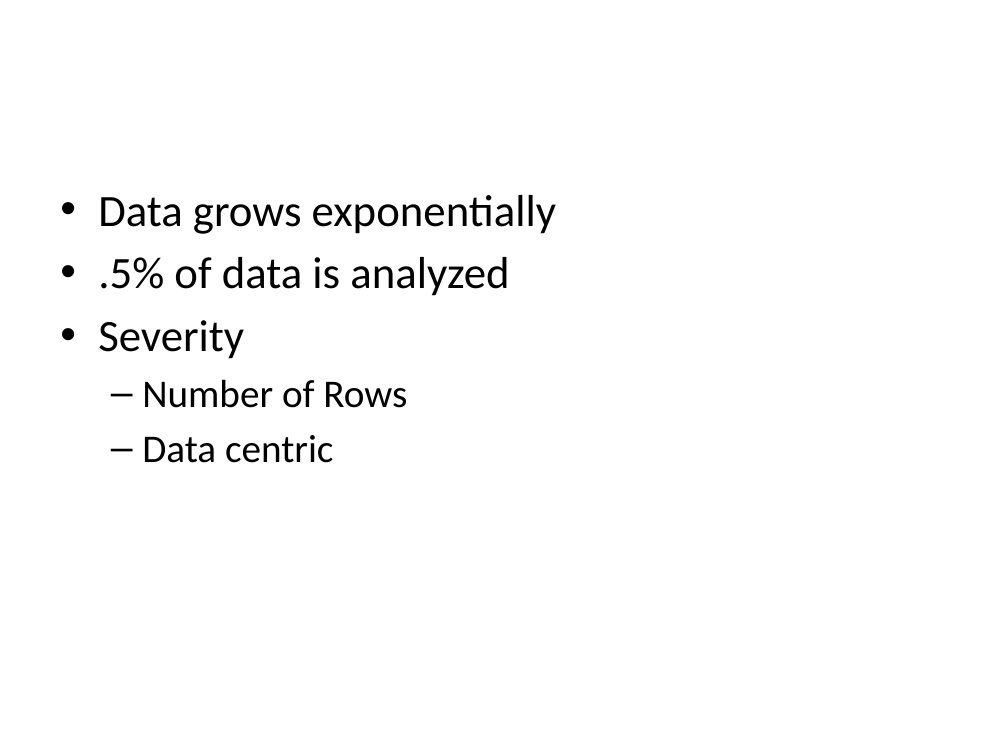
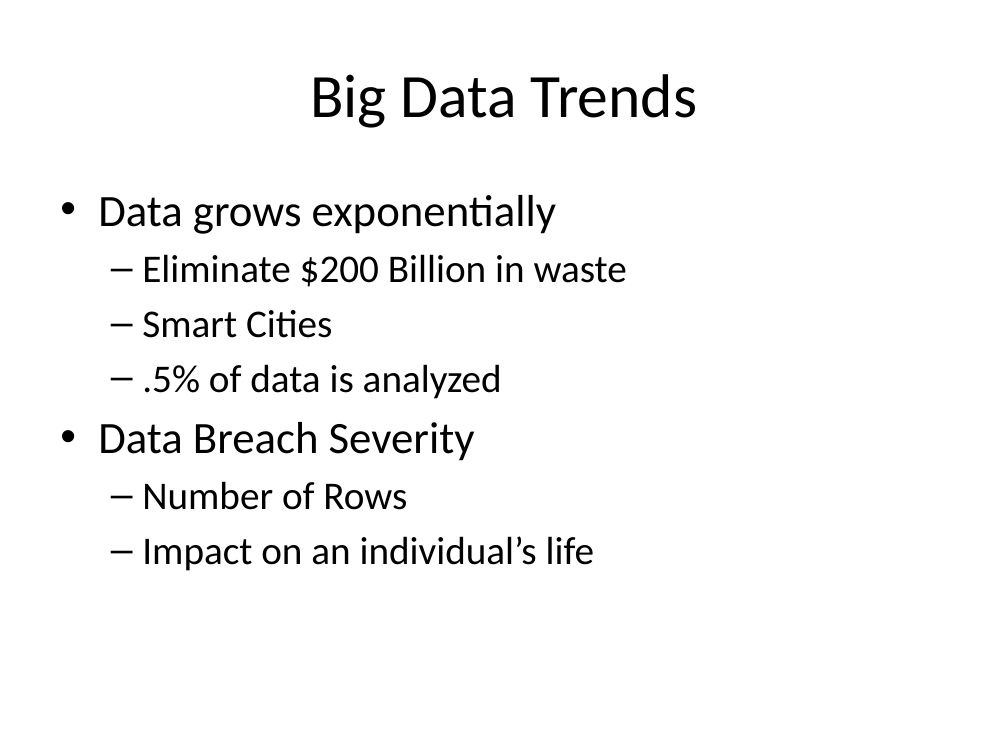
Before and after one commit to jayvelasco1990/big-data, a slide deck: slide 3 of Final Project/draft_presentation.pptx (slide 2 before the commit). Drawn at 1008x756 pixels with LibreOffice and Linux fonts; fonts in the diff are those of the drawing. Boxes give left, top, right and bottom in pixels: in the first picture for what was removed or moved away, otherwise in the second. Text is boxed around its words. In the diff, an @@ line names an element or a change of style, - is before the commit and + after.

```diff
--- a/Final Project/draft_presentation.pptx
+++ b/Final Project/draft_presentation.pptx
@@ title added at (310,74,697,128), 44 pt, text #000000 @@
+Big Data Trends
@@ text at (142,254,627,338): paragraphs added @@
+  – Eliminate $200 Billion in waste
+  – Smart Cities
@@ text at (142,364,502,399): size 32 to 28 pt in ".5% of data is analyzed"; bullet • to –; list level 1 to 2 in ".5% of data is analyzed" @@
@@ text at (98,422,475,461): text changed @@
-• Severity
+• Data Breach Severity
@@ text at (142,536,594,571): text changed @@
-  – Data centric
+  – Impact on an individual’s life
```
Also in this commit, not shown: 2 other slides changed, 9 slides added, 3 slides removed, 1 other file.
